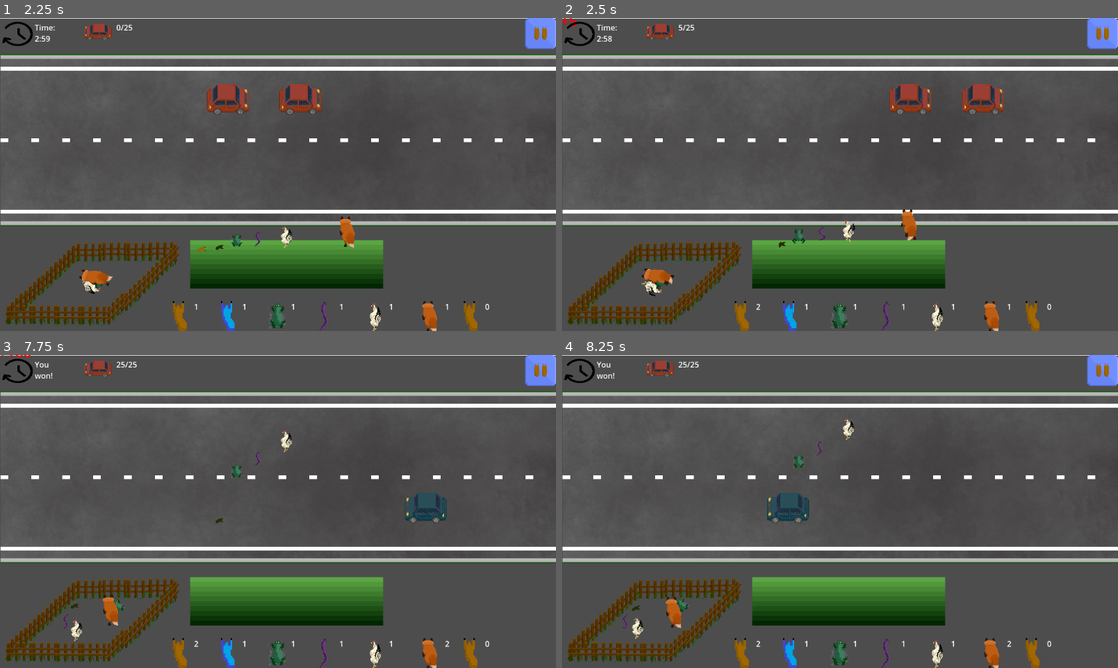
Above: before the commit, frames 1-4 (two rows, left to right).
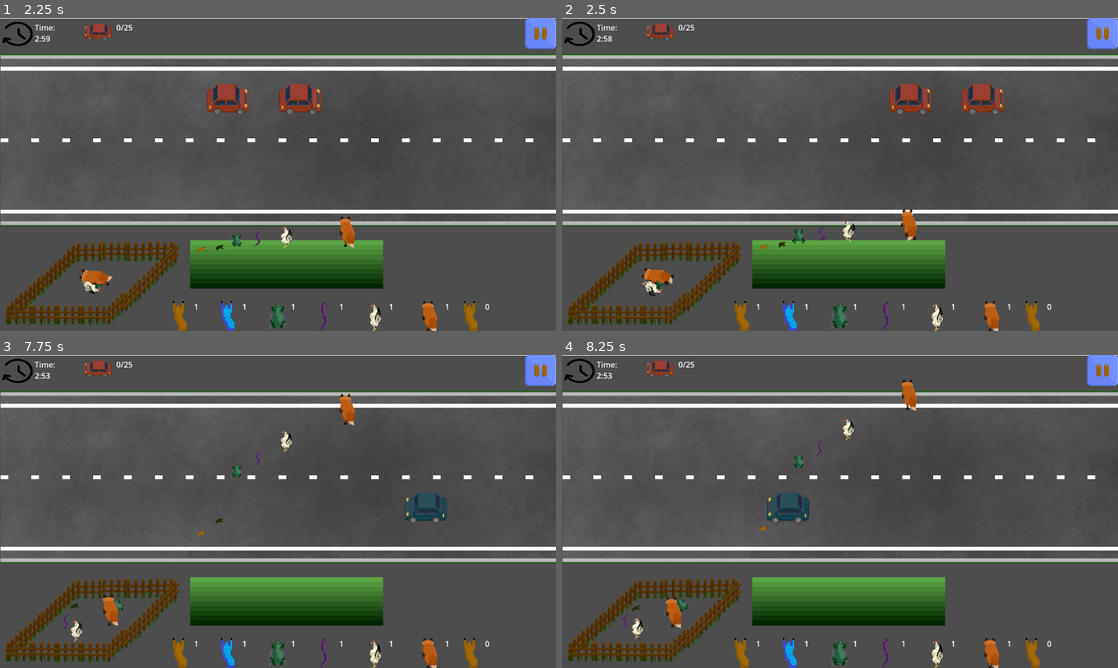
Above: after the commit, the same moments.

Repository: Skyepulse/LudumDare56
Game: Godot game, scene res://Level Scenes/tutorial.tscn
Same seed, same stepped clock (60 frames per second), same inputs: the game is played once before the commit and once after it. The engine's default icon, where the game draws it, is replaced by a stand-in: a white triangle on a blue panel in a dark square.
Inputs (mouse positions are in pixels of both pictures, inside the frame that each line leads up to):
- Up to frame 1 (2.25 s): click "Play!" at 0.5 s; click (150, 190) at 1.25 s; move the mouse to (200, 252) at 2.02 s; click (200, 252) at 2.17 s
- Up to frame 2 (2.5 s): no input
- Up to frame 3 (7.75 s): move the mouse to (100, 617) at 2.77 s; click (100, 617) at 2.92 s; move the mouse to (88, 611) at 3.52 s; click (88, 611) at 3.67 s; move the mouse to (105, 614) at 4.27 s; click (105, 614) at 4.42 s; move the mouse to (77, 621) at 5.02 s; click (77, 621) at 5.17 s; move the mouse to (77, 636) at 5.77 s; click (77, 636) at 5.92 s; move the mouse to (105, 605) at 6.52 s; click (105, 605) at 6.67 s; move the mouse to (344, 426) at 7.27 s; click (344, 426) at 7.42 s
- Up to frame 4 (8.25 s): move the mouse to (801, 467) at 8.02 s; click (801, 467) at 8.17 s

Frame 1 is identical in both runs. In frame 2, less than 0.1% of the frame differs, in the area x 0-37%, y 0-94%; in frame 3, 0.4%, in the area x 0-81%, y 0-94%; in frame 4, 0.3%.

Commit message:
Fixed d&d

Diff:
--- a/Scripts/animal.gd
+++ b/Scripts/animal.gd
@@ -109,6 +109,8 @@
 			push_error("No vivier instance in the scene!")
 
 func on_release():
+	if state != AnimalState.STACKED and state != AnimalState.HELD:
+		return
 	if throw_arrow != null:
 		configure_throw()
 		remove_throw_arrow()
